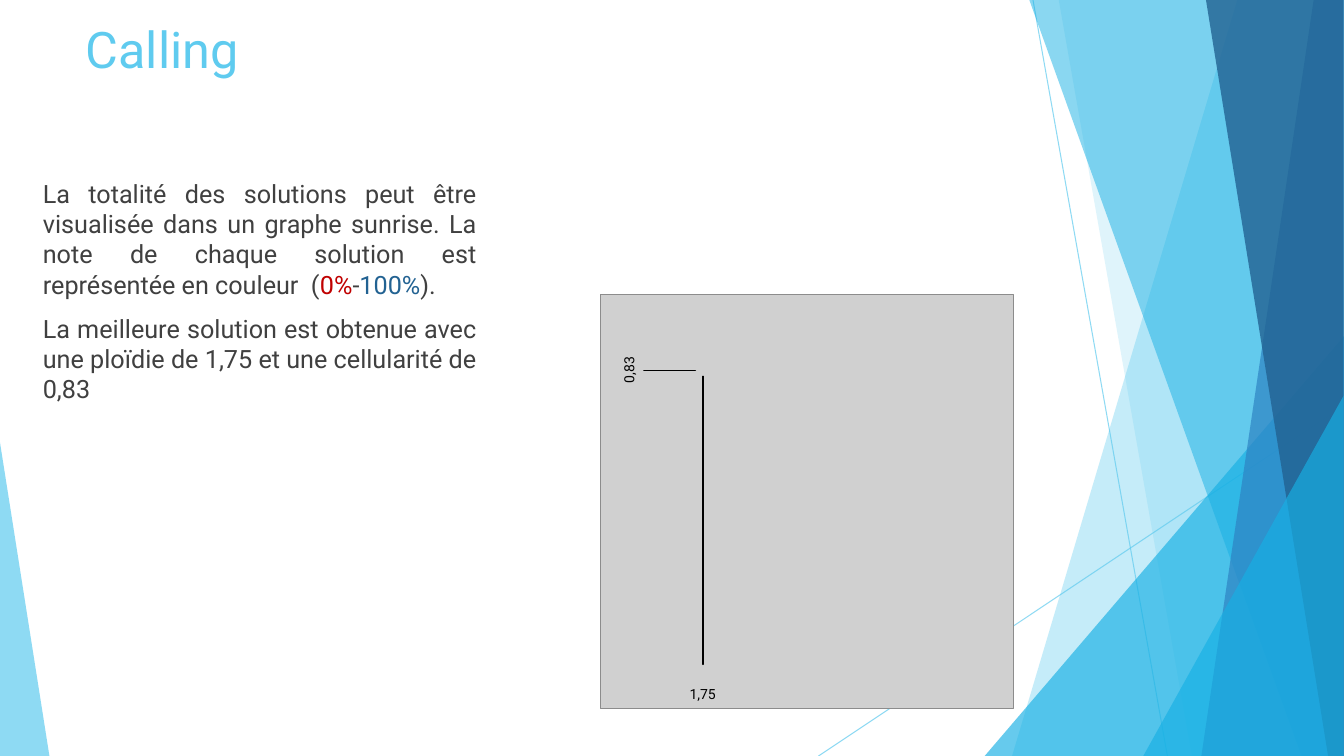
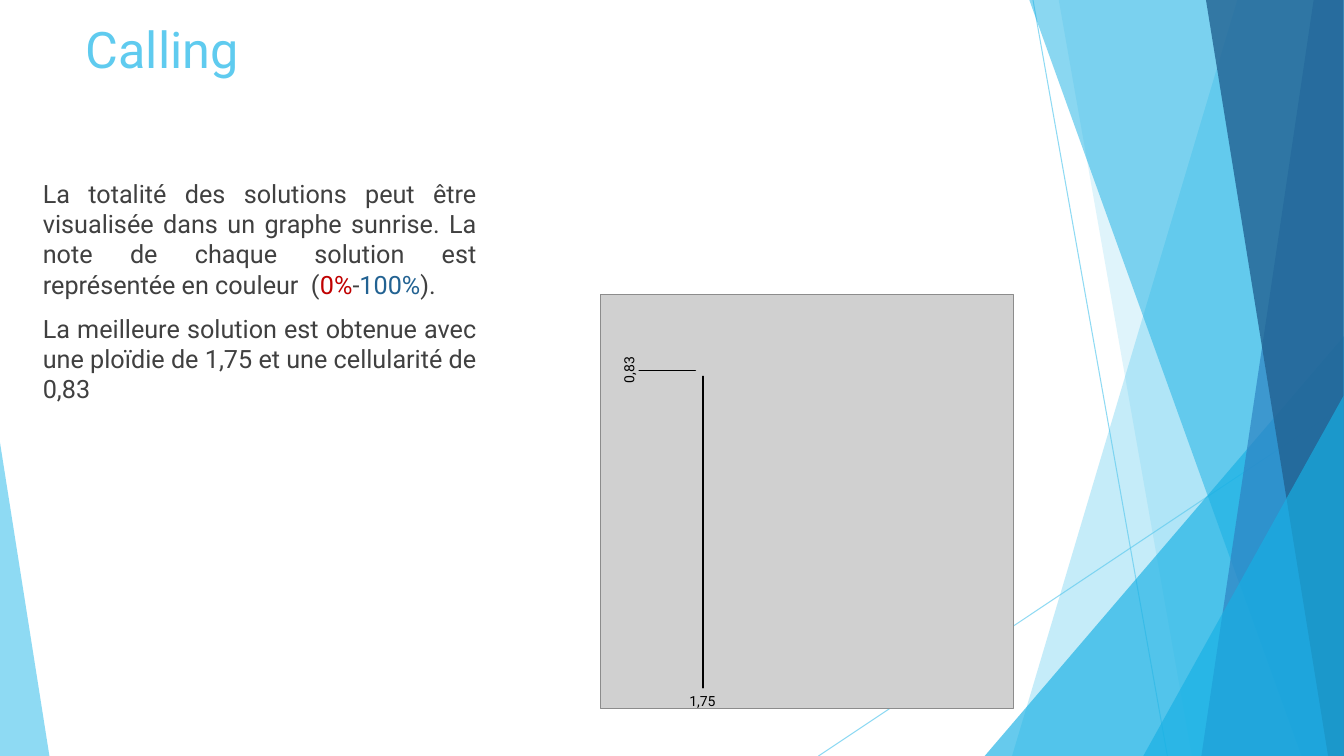
Before and after one commit to Elie-Bordron/DEA-dataviz, a slide deck: slide 40 of docs/docs_I_made/slides/ASCAT.pptx. Drawn at 1344x756 pixels with LibreOffice and Linux fonts; fonts in the diff are those of the drawing; grey boxes stand for pictures. Boxes give left, top, right and bottom in pixels: in the first picture for what was removed or moved away, otherwise in the second. Text is boxed around its words. In the diff, an @@ line names an element or a change of style, - is before the commit and + after.

```diff
--- a/docs/docs_I_made/slides/ASCAT.pptx
+++ b/docs/docs_I_made/slides/ASCAT.pptx
@@ line moved from (703, 376) - (703, 664) to (703, 376) - (703, 688) @@
@@ text "1,75": place and size @@
-text "1,75" at <box>690,689,716,701</box>
+text "1,75" at <box>689,696,715,710</box>
```
Also in this commit, not shown: 1 slide added, 18 other files.
